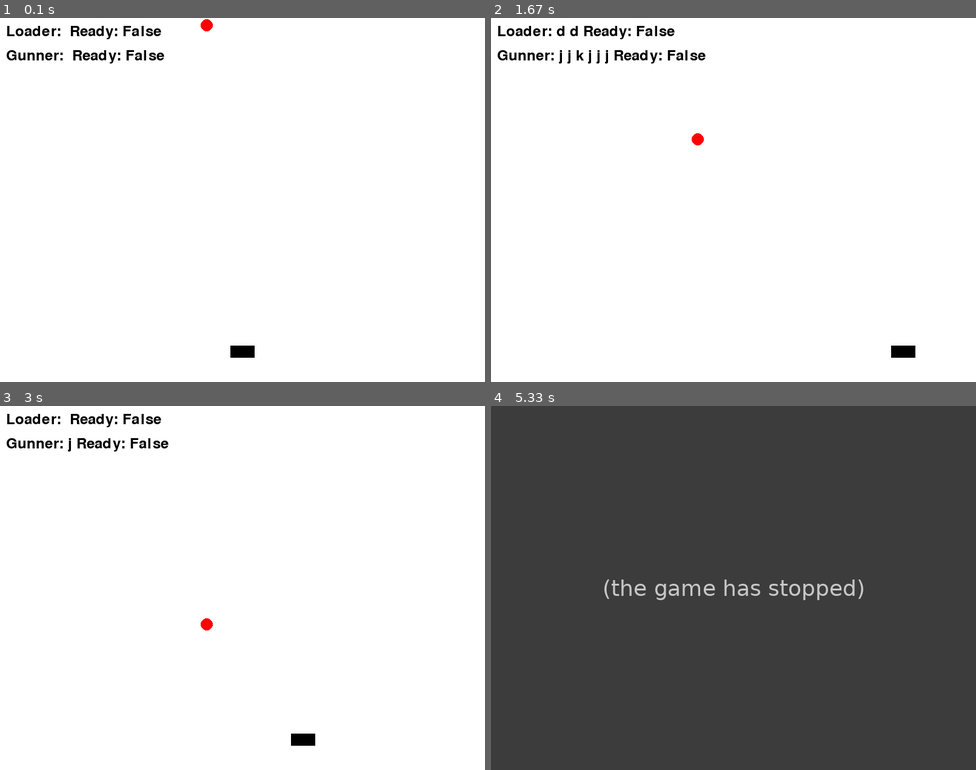
Above: before the commit, frames 1-4 (two rows, left to right).
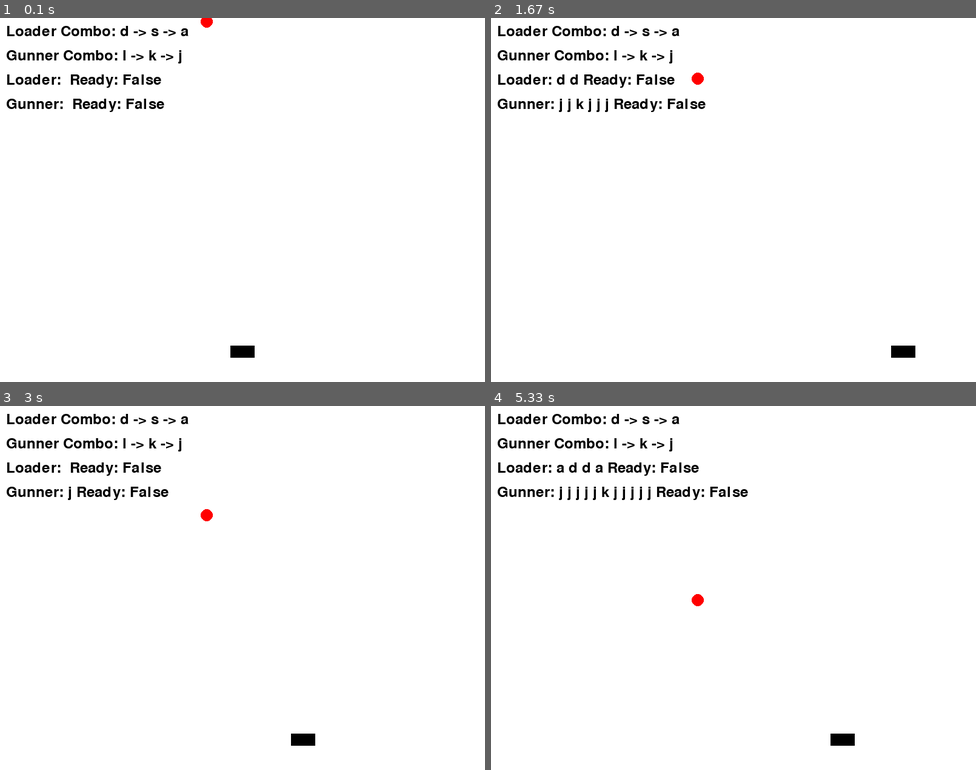
Above: after the commit, the same moments.

Repository: oscaremoran/oscaremoran.github.io
Game: pygame game, started from cannoncrew.py
The game is run twice, just before and just after one commit, with the same random seed, the same clock (stepped at 60 frames per second) and the same inputs.
Inputs:
- Up to frame 1 (0.1 s): no input
- Up to frame 2 (1.67 s): tap J at 0.33, 0.73, 1.03, 1.23, 1.53 s; hold Right 0.67-1.13 s; hold D 0.67-1.13 s; tap K at 0.82 s; hold Right 1.17-1.63 s; hold D 1.17-1.63 s
- Up to frame 3 (3 s): hold Left 1.67-2.2 s; hold A 1.67-2.2 s; tap J at 1.73, 2.03, 2.3, 2.6, 2.73 s; hold Left 2.23-2.63 s; hold A 2.23-2.63 s; tap K at 2.38 s; hold Right from 2.67 s (still down); hold D from 2.67 s (still down)
- Up to frame 4 (5.33 s): tap J at 3.03, 3.4, 3.7, 3.9, 4.2, 4.4, 4.7, 4.9, 5.2 s; release Right at 3.3 s; release D at 3.3 s; hold Left 3.33-3.8 s; hold A 3.33-3.8 s; hold Right 3.83-4.3 s; hold D 3.83-4.3 s; tap K at 3.98 s; hold Right 4.33-4.8 s; hold D 4.33-4.8 s; hold Left from 4.83 s (still down); hold A from 4.83 s (still down)

The runs differ from the first frame. In frame 1, 1.6% of the frame differs, in the area x 1-44%, y 0-26%; in frame 2, 2.1%; in frame 3, 1.8%; in frame 4, 100%, in the area x 0-100%, y 0-100%.
Before the commit the program exited at 5.02 s; later frames show no game.

Commit message:
Add Chatbot

Diff:
--- a/cannoncrew.py
+++ b/cannoncrew.py
@@ -14,115 +14,138 @@
 WHITE = (255, 255, 255)
 RED = (255, 0, 0)
 BLACK = (0, 0, 0)
-YELLOW = (255, 255, 0)  # Cannonball color
+YELLOW = (255, 255, 0)
 
 # Game variables
 clock = pygame.time.Clock()
 FPS = 60
 
 # Cannon and target properties
-cannon_pos = [WIDTH // 2, HEIGHT - 50]  # Cannon can move horizontally
-cannon_speed = 5  # Pixels per frame
+cannon_pos = [WIDTH // 2, HEIGHT - 50]
+cannon_speed = 5
 target_pos = [random.randint(0, WIDTH), 0]
-target_speed = 2
+target_speed = 1
 
 # Cannonball properties
-cannonball_pos = None  # [x, y] when active, None when inactive
-cannonball_speed = -5  # Moves upward
+cannonball_pos = None
+cannonball_speed = -5
+cannonball_radius = 20
 
 # Player combo states
-loader_combo = ['a', 's', 'd']  # Player 1 combo
-gunner_combo = ['j', 'k', 'l']  # Player 2 combo
+loader_keys = ['a', 's', 'd']
+gunner_keys = ['j', 'k', 'l']
+loader_combo = random.sample(loader_keys, 3)
+gunner_combo = random.sample(gunner_keys, 3)
 loader_input = []
 gunner_input = []
 loader_ready = False
 gunner_ready = False
-last_combo_time = 0  # Track when combos started
-combo_timeout = 2  # 2 seconds to sync combos
+last_combo_time = 0
+combo_timeout = 2
+
+# Round state
+paused = False
+pause_start_time = 0
+pause_duration = 2  # 2 seconds pause
 
 # Game loop
 running = True
 while running:
     screen.fill(WHITE)
 
-    # Event handling
-    for event in pygame.event.get():
-        if event.type == pygame.QUIT:
-            running = False
-        elif event.type == pygame.KEYDOWN:
-            current_time = time.time()
-            # Player 1 (Loader) inputs
-            if event.key in [pygame.K_a, pygame.K_s, pygame.K_d]:
-                if not loader_input:  # Start timer on first key
-                    last_combo_time = current_time
-                loader_input.append(pygame.key.name(event.key))
-                if loader_input == loader_combo:
-                    loader_ready = True
-                    loader_input = []  # Reset after success
-            # Player 2 (Gunner) inputs
-            elif event.key in [pygame.K_j, pygame.K_k, pygame.K_l]:
-                if not gunner_input:  # Start timer on first key
-                    last_combo_time = current_time
-                gunner_input.append(pygame.key.name(event.key))
-                if gunner_input == gunner_combo:
-                    gunner_ready = True
-                    gunner_input = []  # Reset after success
+    if not paused:
+        # Event handling
+        for event in pygame.event.get():
+            if event.type == pygame.QUIT:
+                running = False
+            elif event.type == pygame.KEYDOWN:
+                current_time = time.time()
+                if event.key in [pygame.K_a, pygame.K_s, pygame.K_d]:
+                    if not loader_input:
+                        last_combo_time = current_time
+                    loader_input.append(pygame.key.name(event.key))
+                    if loader_input == loader_combo:
+                        loader_ready = True
+                        loader_input = []
+                        loader_combo = random.sample(loader_keys, 3)
+                elif event.key in [pygame.K_j, pygame.K_k, pygame.K_l]:
+                    if not gunner_input:
+                        last_combo_time = current_time
+                    gunner_input.append(pygame.key.name(event.key))
+                    if gunner_input == gunner_combo:
+                        gunner_ready = True
+                        gunner_input = []
+                        gunner_combo = random.sample(gunner_keys, 3)
 
-    # Move cannon with arrow keys (Player 2)
-    keys = pygame.key.get_pressed()
-    if keys[pygame.K_LEFT] and cannon_pos[0] > 20:  # Keep cannon in bounds
-        cannon_pos[0] -= cannon_speed
-    if keys[pygame.K_RIGHT] and cannon_pos[0] < WIDTH - 20:
-        cannon_pos[0] += cannon_speed
+        # Move cannon
+        keys = pygame.key.get_pressed()
+        if keys[pygame.K_LEFT] and cannon_pos[0] > 20:
+            cannon_pos[0] -= cannon_speed
+        if keys[pygame.K_RIGHT] and cannon_pos[0] < WIDTH - 20:
+            cannon_pos[0] += cannon_speed
 
-    # Timeout check for combos
-    current_time = time.time()
-    if current_time - last_combo_time > combo_timeout and (loader_input or gunner_input):
-        loader_ready = False
-        gunner_ready = False
-        loader_input = []
-        gunner_input = []
+        # Combo timeout
+        current_time = time.time()
+        if current_time - last_combo_time > combo_timeout and (loader_input or gunner_input):
+            loader_ready = False
+            gunner_ready = False
+            loader_input = []
+            gunner_input = []
 
-    # Fire cannonball if both players are ready and no cannonball is active
-    if loader_ready and gunner_ready and cannonball_pos is None:
-        cannonball_pos = [cannon_pos[0], cannon_pos[1] - 20]  # Spawn at cannon's current position
-        loader_ready = False
-        gunner_ready = False
-        last_combo_time = current_time  # Reset timer after firing
+        # Fire cannonball
+        if loader_ready and gunner_ready and cannonball_pos is None:
+            cannonball_pos = [cannon_pos[0], cannon_pos[1] - 20]
+            loader_ready = False
+            gunner_ready = False
+            last_combo_time = current_time
 
-    # Move cannonball
+        # Move cannonball
+        if cannonball_pos:
+            cannonball_pos[1] += cannonball_speed
+            if (abs(cannonball_pos[0] - target_pos[0]) < 20 and
+                abs(cannonball_pos[1] - target_pos[1]) < 20):
+                target_pos = [random.randint(0, WIDTH), 0]
+                cannonball_pos = None
+            elif cannonball_pos[1] < 0:
+                cannonball_pos = None
+
+        # Move target and check for round end
+        target_pos[1] += target_speed
+        if target_pos[1] > HEIGHT:
+            paused = True
+            pause_start_time = time.time()
+            cannonball_pos = None  # Clear any active cannonball
+
+    # Handle pause and new round
+    if paused:
+        current_time = time.time()
+        if current_time - pause_start_time >= pause_duration:
+            paused = False
+            target_pos = [random.randint(0, WIDTH), 0]  # Start new round
+        else:
+            # Display "Round Over" during pause
+            font = pygame.font.Font(None, 48)
+            pause_text = font.render("Round Over", True, BLACK)
+            screen.blit(pause_text, (WIDTH // 2 - 100, HEIGHT // 2 - 24))
+
+    # Draw game elements
+    pygame.draw.rect(screen, BLACK, (cannon_pos[0] - 20, cannon_pos[1] - 10, 40, 20))
+    pygame.draw.circle(screen, RED, target_pos, 10)
     if cannonball_pos:
-        cannonball_pos[1] += cannonball_speed
-        # Check if cannonball hits target
-        if (abs(cannonball_pos[0] - target_pos[0]) < 20 and
-            abs(cannonball_pos[1] - target_pos[1]) < 20):
-            target_pos = [random.randint(0, WIDTH), 0]  # Reset target on hit
-            cannonball_pos = None  # Remove cannonball
-        # Remove cannonball if it goes off-screen
-        elif cannonball_pos[1] < 0:
-            cannonball_pos = None
+        pygame.draw.circle(screen, YELLOW, cannonball_pos, cannonball_radius)
 
-    # Move target and check for game over
-    target_pos[1] += target_speed
-    if target_pos[1] > HEIGHT:
-        running = False  # Quit game if target reaches bottom
+    # Display combos and status
+    font = pygame.font.Font(None, 36)
+    loader_combo_text = font.render(f"Loader Combo: {' -> '.join(loader_combo)}", True, BLACK)
+    gunner_combo_text = font.render(f"Gunner Combo: {' -> '.join(gunner_combo)}", True, BLACK)
+    loader_input_text = font.render("Loader: " + " ".join(loader_input) + f" Ready: {loader_ready}", True, BLACK)
+    gunner_input_text = font.render("Gunner: " + " ".join(gunner_input) + f" Ready: {gunner_ready}", True, BLACK)
+    screen.blit(loader_combo_text, (10, 10))
+    screen.blit(gunner_combo_text, (10, 50))
+    screen.blit(loader_input_text, (10, 90))
+    screen.blit(gunner_input_text, (10, 130))
 
-    # Draw cannon, target, and cannonball
-    pygame.draw.rect(screen, BLACK, (cannon_pos[0] - 20, cannon_pos[1] - 10, 40, 20))  # Cannon
-    pygame.draw.circle(screen, RED, target_pos, 10)  # Target
-    if cannonball_pos:
-        pygame.draw.circle(screen, YELLOW, cannonball_pos, 5)  # Cannonball
-
-    # Display combo status for debugging
-    font = pygame.font.Font(None, 36)
-    loader_text = font.render("Loader: " + " ".join(loader_input) + f" Ready: {loader_ready}", True, BLACK)
-    gunner_text = font.render("Gunner: " + " ".join(gunner_input) + f" Ready: {gunner_ready}", True, BLACK)
-    screen.blit(loader_text, (10, 10))
-    screen.blit(gunner_text, (10, 50))
-
-    # Update display
     pygame.display.flip()
     clock.tick(FPS)
 
-# Quit Pygame
 pygame.quit()
--- /dev/null
+++ b/chatbot.py
@@ -0,0 +1,50 @@
+def math_chatbot():
+    print("Welcome to the Math Chatbot!")
+    print("Start your question with: A (addition), S (subtraction), M (multiplication), D (division)")
+    print("Format: [letter] number1 number2 (e.g., 'A 5 3' or 'S 10 2')")
+    print("Type 'quit' to exit.")
+
+    while True:
+        user_input = input("Ask me a math question: ").strip()
+
+        if user_input.lower() == "quit":
+            print("Goodbye!")
+            break
+
+        # Split input into parts
+        parts = user_input.split()
+        if len(parts) != 3:
+            print("Please use the format: [letter] number1 number2")
+            continue
+
+        operation, num1, num2 = parts[0].upper(), parts[1], parts[2]
+
+        # Check if numbers are valid
+        try:
+            num1 = float(num1)
+            num2 = float(num2)
+        except ValueError:
+            print("Please enter valid numbers!")
+            continue
+
+        # Perform the operation based on the starting letter
+        if operation == "A":
+            result = num1 + num2
+            print(f"{num1} + {num2} = {result}")
+        elif operation == "S":
+            result = num1 - num2
+            print(f"{num1} - {num2} = {result}")
+        elif operation == "M":
+            result = num1 * num2
+            print(f"{num1} * {num2} = {result}")
+        elif operation == "D":
+            if num2 == 0:
+                print("Cannot divide by zero!")
+            else:
+                result = num1 / num2
+                print(f"{num1} / {num2} = {result}")
+        else:
+            print("Start with A, S, M, or D for an operation!")
+
+# Run the chatbot
+math_chatbot()
--- a/fredgame.py
+++ b/fredgame.py
@@ -16,6 +16,8 @@
 RED = (255, 0, 0)
 GRAY = (150, 150, 150)
 BLACK = (0, 0, 0)
+YELLOW = (255, 255, 0)
+GREEN = (0, 255, 0)
 
 # X-Wing properties
 xwing_pos = [WIDTH // 2, HEIGHT - 60]
@@ -36,25 +38,28 @@
 tie_height = 30
 tie_spawn_timer = 0
 tie_lasers = []
-tie_laser_speed = 3
+tie_laser_speed = 5
 
 # Death Star properties
 deathstar_pos = [WIDTH // 2, 100]
 deathstar_radius = 80
-deathstar_health = 750
-#FRED DIFFICULTY: 10
-#EASY DIFFICULTY: 100
-#MEDIUM DIFFICULTY: 250
-#HARD DIFFICULTY 400
-#The force is against you: 750
+deathstar_health = 100
 
 # Score and Timers
 score = 0
 font = pygame.font.Font(None, 36)
-start_time = pygame.time.get_ticks()  # Game start time
-initial_timer_limit = 20 * 1000  # 20 seconds initial timer
-wipeout_timer_limit = 30 * 1000  # 30 seconds wipeout timer
-wipeout_start_time = None  # Will be set after initial timer finishes
+start_time = pygame.time.get_ticks()
+initial_timer_limit = 20 * 1000
+wipeout_timer_limit = 30 * 1000
+wipeout_start_time = None
+
+# Maneuver properties
+maneuver = random.randint(1, 2)
+maneuver_timer = 0
+maneuver_switch_interval = 180  # 3 seconds at 60 FPS
+yellow_circle_pos = [random.randint(0, WIDTH), random.randint(0, HEIGHT)]
+green_line_start = [random.randint(0, WIDTH), random.randint(0, HEIGHT)]
+green_line_end = [random.randint(0, WIDTH), random.randint(0, HEIGHT)]
 
 # Game loop
 clock = pygame.time.Clock()
@@ -81,7 +86,7 @@
         xwing_pos[1] += xwing_speed
 
     # Spawn TIE Fighters
-    tie_spawn_timer += 0.4
+    tie_spawn_timer += 1
     if tie_spawn_timer >= 60 and len(tie_fighters) < 5:
         angle = random.uniform(0, 2 * math.pi)
         distance = deathstar_radius + 50
@@ -95,19 +100,17 @@
         tie[2] += 0.05
         tie[0] = deathstar_pos[0] + math.cos(tie[2]) * (deathstar_radius + 50)
         tie[1] = deathstar_pos[1] + math.sin(tie[2]) * (deathstar_radius + 50)
-        if random.randint(0, 100) < 3:
+        if random.randint(0, 100) < 5:
             tie_lasers.append([tie[0] + tie_width // 2, tie[1] + tie_height])
 
     # Timer logic
     current_time = pygame.time.get_ticks()
     elapsed_time = current_time - start_time
-    initial_time_remaining = max(0, (initial_timer_limit - elapsed_time) // 1000)  # Initial 20s timer
-
-    # Start wipeout timer after initial timer finishes
+    initial_time_remaining = max(0, (initial_timer_limit - elapsed_time) // 1000)
+
     if elapsed_time >= initial_timer_limit and wipeout_start_time is None:
         wipeout_start_time = current_time
 
-    # Calculate wipeout timer if it has started
     wipeout_time_remaining = 0
     if wipeout_start_time:
         wipeout_elapsed = current_time - wipeout_start_time
@@ -120,10 +123,37 @@
             pygame.time.wait(2000)
             running = False
 
+    # Maneuver logic and completion check
+    maneuver_timer += 1
+    if maneuver_timer >= maneuver_switch_interval:
+        maneuver = random.randint(1, 2)
+        if maneuver == 1:
+            yellow_circle_pos = [random.randint(0, WIDTH), random.randint(0, HEIGHT)]
+        else:
+            green_line_start = [random.randint(0, WIDTH), random.randint(0, HEIGHT)]
+            green_line_end = [random.randint(0, WIDTH), random.randint(0, HEIGHT)]
+        maneuver_timer = 0
+    else:
+        # Check Maneuver 1 completion (reach yellow circle)
+        if maneuver == 1:
+            xwing_center = [xwing_pos[0] + xwing_width // 2, xwing_pos[1] + xwing_height // 2]
+            distance_to_circle = math.hypot(xwing_center[0] - yellow_circle_pos[0],
+                                          xwing_center[1] - yellow_circle_pos[1])
+            if distance_to_circle < 20 + xwing_width // 2:  # Within circle radius + X-Wing size
+                score += 15
+                maneuver_timer = maneuver_switch_interval  # Force immediate switch
+        # Check Maneuver 2 completion (reach green line end)
+        elif maneuver == 2:
+            xwing_center = [xwing_pos[0] + xwing_width // 2, xwing_pos[1] + xwing_height // 2]
+            distance_to_end = math.hypot(xwing_center[0] - green_line_end[0],
+                                       xwing_center[1] - green_line_end[1])
+            if distance_to_end < xwing_width // 2:  # Within X-Wing size of end point
+                score += 175
+                maneuver_timer = maneuver_switch_interval  # Force immediate switch
+
     # Update lasers
     for laser in lasers[:]:
         laser[1] += laser_speed
-        # Only damage Death Star after initial timer expires
         if (wipeout_start_time and
             deathstar_pos[0] - deathstar_radius < laser[0] < deathstar_pos[0] + deathstar_radius and
             deathstar_pos[1] - deathstar_radius < laser[1] < deathstar_pos[1] + deathstar_radius):
@@ -178,6 +208,12 @@
     for tie in tie_fighters:
         pygame.draw.rect(screen, GRAY, (tie[0], tie[1], tie_width, tie_height))
 
+    # Draw maneuvers
+    if maneuver == 1:
+        pygame.draw.circle(screen, YELLOW, yellow_circle_pos, 20, 2)
+    else:
+        pygame.draw.line(screen, GREEN, green_line_start, green_line_end, 3)
+
     # Draw lasers
     for laser in lasers:
         pygame.draw.rect(screen, RED, (laser[0], laser[1], laser_width, laser_height))
@@ -190,7 +226,9 @@
     wipeout_text = font.render(f"Wipeout: {wipeout_time_remaining}", True, WHITE)
     screen.blit(wipeout_text, (10, 40))
     initial_text = font.render(f"Shields: {initial_time_remaining}", True, WHITE)
-    screen.blit(initial_text, (WIDTH - 150, 10))  # Top right
+    screen.blit(initial_text, (WIDTH - 150, 10))
+    maneuver_text = font.render(f"Maneuver: {maneuver}", True, WHITE)
+    screen.blit(maneuver_text, (WIDTH - 150, 40))
 
     # Check win condition
     if deathstar_health <= 0:
Not shown, added: .DS_Store
